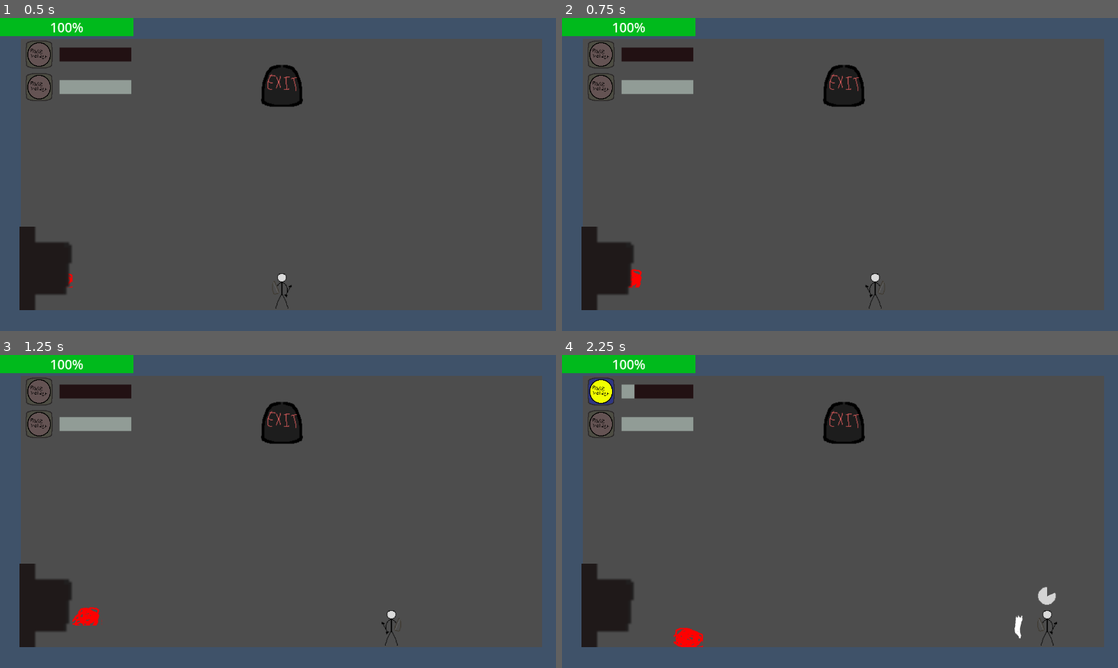
Above: before the commit, frames 1-4 (two rows, left to right).
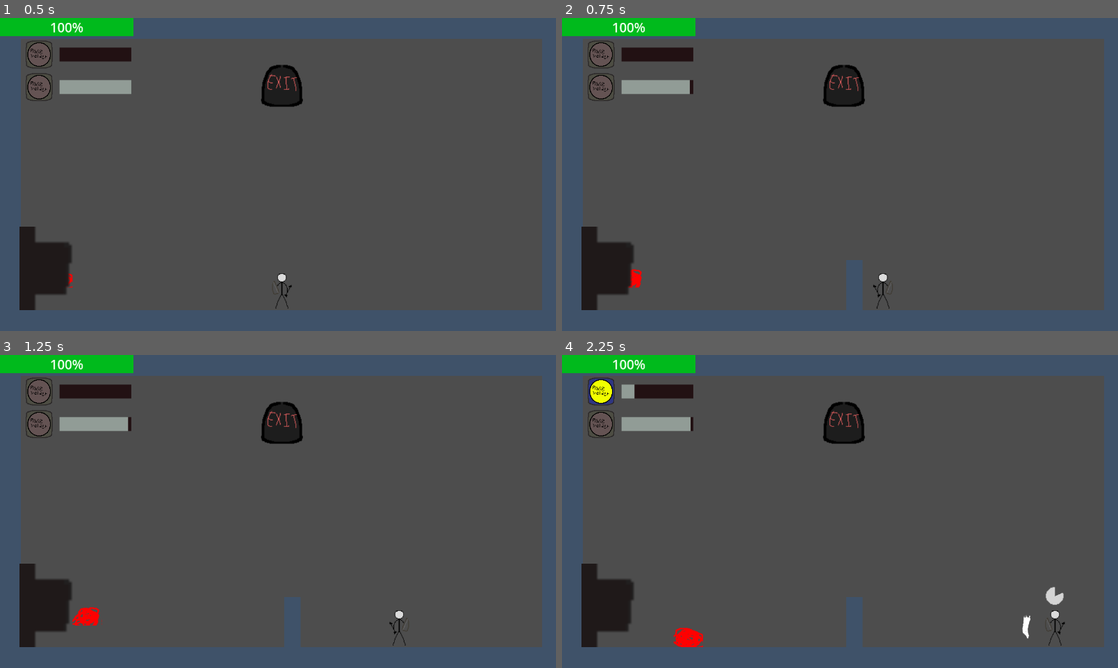
Above: after the commit, the same moments.

Repository: maqpeter-bit/CMPM80k_final_project_repo
Game: Godot game, scene res://main.tscn
The game is run twice, just before and just after one commit, with the same random seed, the same clock (stepped at 60 frames per second) and the same inputs.
Inputs (mouse positions are in pixels of both pictures, inside the frame that each line leads up to):
- Up to frame 1 (0.5 s): no input
- Up to frame 2 (0.75 s): tap Enter at 0.5 s; move the mouse to (962, 158) at 0.52 s; hold D (right) from 0.53 s (still down); right-click (962, 158) at 0.6 s
- Up to frame 3 (1.25 s): keep holding D (right); tap Space (jump) at 0.77 s
- Up to frame 4 (2.25 s): move the mouse to (728, 527) at 1.27 s; tap Q (SwapUtility) at 1.35 s; tap Space (jump) at 1.52 s; right-click (728, 527) at 1.55 s; move the mouse to (895, 442) at 2.02 s; release D (right) at 2.03 s; press the mouse at (895, 442) at 2.03 s; hold A (left) from 2.03 s (still down)

Frame 1 is identical in both runs. In frame 2, 0.6% of the frame differs, in the area x 23-60%, y 19-94%; in frame 3, 0.6%; in frame 4, 0.9%, in the area x 23-91%, y 19-94%.

Commit message:
6-4-2026
There we go

Diff:
--- a/Scripts/horde_1.gd
+++ b/Scripts/horde_1.gd
@@ -38,6 +38,11 @@
 		getHurt()
 		var arrow = area.get_parent()
 		arrow.destroy()
+
+	if area.is_in_group("wall"):
+		var wall = area.get_parent()
+		wall.wallTakeDamage(1)
+		print("I damaged teh wall")
 
 
 
--- a/Scripts/player.gd
+++ b/Scripts/player.gd
@@ -12,6 +12,8 @@
 
 
 @onready var ArrowScene = preload("res://arrow.tscn")
+@onready var wallScene = preload("res://wall.tscn")
+
 @export var next_level: String
 @export var arrow_container: Node
 const SPEED = 360.0
@@ -30,6 +32,7 @@
 var UTIL_SELECTED_ITEM_2 := "wall" # Utility 2 contains building stuff
 
 var Utility1Options := ["bow", "hammer"]
+var Utility2Options := ["wall", "trap", "fan"]
 var item1Index = 0
 var item2Index = 0
 
@@ -112,6 +115,10 @@
 
 	if Input.is_action_just_pressed("useUtility2") && Utility2Cooldown <= 0:
 		print("Utility 2 used")
+		if UTIL_SELECTED_ITEM_2 == "wall":
+			Utility2Cooldown = wallMaxCooldown
+			Utility2MAXCooldown = wallMaxCooldown
+			placeWall()
 
 	if Input.is_action_just_pressed("SwapUtility"):
 		item1Index += 1
@@ -173,6 +180,16 @@
 
 	sword_collision.disabled = true
 
+func placeWall():
+	print("placed wall")
+	var direction = (get_global_mouse_position() - global_position).normalized()
+	var wall = wallScene.instantiate()
+	arrow_container.add_child(wall)
+
+	wall.global_position = global_position
+
+
+
 
 func level_complete():
 	get_tree().change_scene_to_file(next_level)
--- a/project.godot
+++ b/project.godot
@@ -26,6 +26,7 @@
 arrow=""
 player=""
 sword=""
+wall=""
 
 [input]
 
--- a/ui_controller.gd
+++ b/ui_controller.gd
@@ -25,12 +25,6 @@
 	Utility1Bar.value = player.Utility1Cooldown
 	Utility2Bar.value = player.Utility2Cooldown
 
-	print(
-		"Cooldown=", player.Utility1Cooldown,
-		" Max=", player.Utility1MAXCooldown,
-		" BarValue=", Utility1Bar.value,
-		" BarMax=", Utility1Bar.max_value
-	)
 	if player.UTIL_SELECTED_ITEM_1 == "bow":
 		Utility1Icon.texture = UtilityBowTexture
 	else:
--- /dev/null
+++ b/wall.tscn
@@ -0,0 +1,38 @@
+[gd_scene format=3 uid="uid://qooyahycnkup"]
+
+[ext_resource type="Texture2D" uid="uid://cvsahamjkdpix" path="res://ArtAssets/Tilemap/GroundPlaceholder.png" id="1_xxgf6"]
+[ext_resource type="Script" uid="uid://byottn4kd1r5t" path="res://wallScript.gd" id="1_y4f30"]
+
+[sub_resource type="RectangleShape2D" id="RectangleShape2D_y4f30"]
+size = Vector2(254, 888)
+
+[sub_resource type="RectangleShape2D" id="RectangleShape2D_xxgf6"]
+size = Vector2(367, 890)
+
+[node name="Wall" type="RigidBody2D" unique_id=2108088269]
+scale = Vector2(0.1, 0.1)
+collision_layer = 7
+collision_mask = 7
+freeze = true
+script = ExtResource("1_y4f30")
+
+[node name="Sprite2D" type="Sprite2D" parent="." unique_id=1693217273]
+scale = Vector2(1, 3.4799995)
+texture = ExtResource("1_xxgf6")
+
+[node name="CollisionShape2D" type="CollisionShape2D" parent="." unique_id=398279816]
+position = Vector2(0.99999994, 0.99999994)
+scale = Vector2(0.99999994, 0.99999994)
+shape = SubResource("RectangleShape2D_y4f30")
+
+[node name="PhysicalCollider" type="Area2D" parent="." unique_id=330763889 groups=["wall"]]
+collision_layer = 7
+collision_mask = 7
+
+[node name="Area2D" type="Area2D" parent="." unique_id=1890944653 groups=["wall"]]
+collision_layer = 0
+collision_mask = 0
+
+[node name="CollisionShape2D" type="CollisionShape2D" parent="Area2D" unique_id=2021428533]
+position = Vector2(-5.5, 0)
+shape = SubResource("RectangleShape2D_xxgf6")
--- /dev/null
+++ b/wallScript.gd
@@ -0,0 +1,15 @@
+extends Node2D
+var health = 3
+
+# Called when the node enters the scene tree for the first time.
+func _ready() -> void:
+	pass # Replace with function body.
+
+func wallTakeDamage(amount: int):
+	health -= amount
+
+# Called every frame. 'delta' is the elapsed time since the previous frame.
+func _process(delta: float) -> void:
+	if health < 1:
+		queue_free()
+	pass
Not shown, added: wallScript.gd.uid
